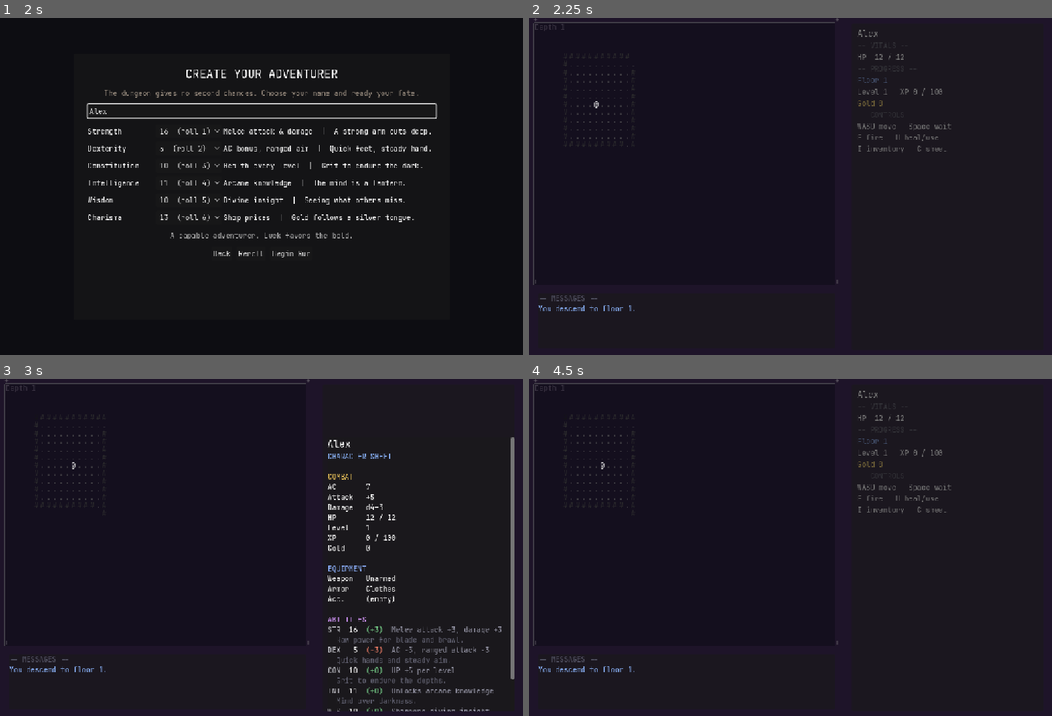
Above: before the commit, frames 1-4 (two rows, left to right).
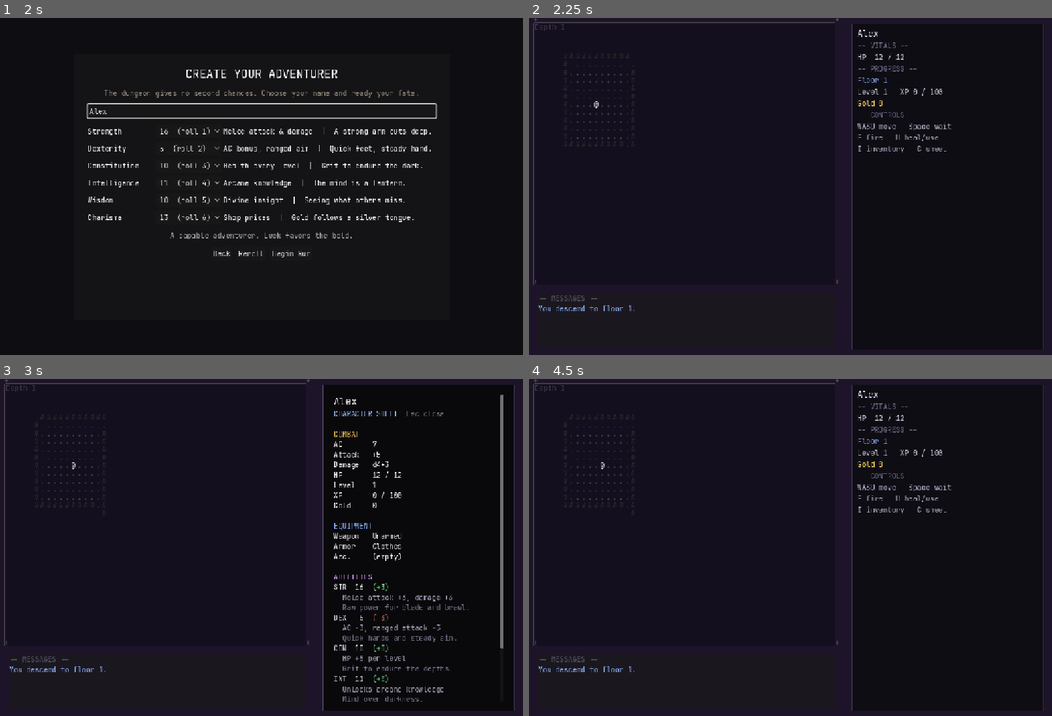
Above: after the commit, the same moments.

Repository: damiankovac0-pixel/DND-Roguelike-Dungeon-Crawler
Game: Godot game, scene res://scenes/main_menu.tscn
The game is run twice, just before and just after one commit, with the same random seed, the same clock (stepped at 60 frames per second) and the same inputs.
Inputs (mouse positions are in pixels of both pictures, inside the frame that each line leads up to):
- Up to frame 1 (2 s): click "Descend into the Dungeon" at 0.5 s; click (261, 112) at 1.27 s; type "Alex" at 1.35 s
- Up to frame 2 (2.25 s): click "Begin Run" at 2 s
- Up to frame 3 (3 s): tap Enter (ui_accept) at 2.75 s; move the mouse to (376, 530) at 2.77 s; hold D (move_right) from 2.78 s (still down); hold C (character_sheet) from 2.78 s (still down); click (376, 530) at 2.92 s
- Up to frame 4 (4.5 s): tap Enter (ui_accept) at 3.02, 3.05, 3.32, 3.5, 4.25 s; release D (move_right) at 3.5 s; release C (character_sheet) at 3.5 s; drag from (685, 564) to (764, 614) at 3.52 s; move the mouse to (842, 473) at 4.27 s; hold D (move_right) from 4.28 s (still down); hold C (character_sheet) from 4.28 s (still down)

Frame 1 is identical in both runs. In frame 2, 0.9% of the frame differs, in the area x 61-99%, y 1-99%; in frame 3, 5.1%; in frame 4, 0.9%.

Commit message:
Polish right sidebar UI

Diff:
--- a/scenes/game.tscn
+++ b/scenes/game.tscn
@@ -11,6 +11,30 @@
 [ext_resource type="Theme" path="res://resources/terminal_theme.tres" id="9"]
 [ext_resource type="Script" path="res://scripts/ui/shop_panel.gd" id="10"]
 
+[sub_resource type="StyleBoxFlat" id="StyleBoxFlat_terminal_panel"]
+bg_color = Color(0.055, 0.05, 0.075, 1)
+border_width_left = 1
+border_width_top = 1
+border_width_right = 1
+border_width_bottom = 1
+border_color = Color(0.22, 0.18, 0.31, 1)
+content_margin_left = 22.0
+content_margin_top = 18.0
+content_margin_right = 22.0
+content_margin_bottom = 18.0
+
+[sub_resource type="StyleBoxFlat" id="StyleBoxFlat_terminal_overlay"]
+bg_color = Color(0.035, 0.035, 0.045, 1)
+border_width_left = 1
+border_width_top = 1
+border_width_right = 1
+border_width_bottom = 1
+border_color = Color(0.28, 0.25, 0.36, 1)
+content_margin_left = 24.0
+content_margin_top = 22.0
+content_margin_right = 24.0
+content_margin_bottom = 22.0
+
 [node name="Game" type="Node2D"]
 script = ExtResource("1")
 
@@ -58,21 +82,23 @@
 layout_mode = 2
 theme_override_font_sizes/font_size = 20
 text = "Hero"
+theme_override_colors/font_color = Color(0.86, 0.84, 0.92, 1)
 
 [node name="SepVitals" type="Label" parent="UI/HUD/Margin/VBox"]
 layout_mode = 2
 theme_override_constants/margin_top = 8
-theme_override_colors/font_color = Color(0.35, 0.35, 0.4, 1)
+theme_override_colors/font_color = Color(0.45, 0.42, 0.55, 1)
 text = "-- VITALS --"
 
 [node name="HpLabel" type="Label" parent="UI/HUD/Margin/VBox"]
 layout_mode = 2
 text = "HP"
+theme_override_colors/font_color = Color(0.78, 0.76, 0.84, 1)
 
 [node name="SepProgress" type="Label" parent="UI/HUD/Margin/VBox"]
 layout_mode = 2
 theme_override_constants/margin_top = 8
-theme_override_colors/font_color = Color(0.35, 0.35, 0.4, 1)
+theme_override_colors/font_color = Color(0.45, 0.42, 0.55, 1)
 text = "-- PROGRESS --"
 
 [node name="FloorLabel" type="Label" parent="UI/HUD/Margin/VBox"]
@@ -83,6 +109,7 @@
 [node name="StatsLabel" type="Label" parent="UI/HUD/Margin/VBox"]
 layout_mode = 2
 text = "Stats"
+theme_override_colors/font_color = Color(0.78, 0.76, 0.84, 1)
 
 [node name="GoldLabel" type="Label" parent="UI/HUD/Margin/VBox"]
 layout_mode = 2
@@ -92,7 +119,7 @@
 [node name="SepControls" type="Label" parent="UI/HUD/Margin/VBox"]
 layout_mode = 2
 theme_override_constants/margin_top = 8
-theme_override_colors/font_color = Color(0.35, 0.35, 0.4, 1)
+theme_override_colors/font_color = Color(0.45, 0.42, 0.55, 1)
 text = "-- CONTROLS --"
 
 [node name="HelpLabel" type="Label" parent="UI/HUD/Margin/VBox"]
@@ -100,8 +127,10 @@
 autowrap_mode = 2
 theme_override_constants/margin_top = 4
 text = "Help"
+theme_override_colors/font_color = Color(0.72, 0.70, 0.80, 1)
 [node name="SidebarPanel" type="PanelContainer" parent="UI"]
 layout_mode = 1
+z_index = -1
 anchors_preset = 12
 anchor_left = 0.6
 anchor_top = 0.0
@@ -113,6 +142,7 @@
 offset_bottom = -12.0
 grow_horizontal = 2
 grow_vertical = 2
+theme_override_styles/panel = SubResource("StyleBoxFlat_terminal_panel")
 [node name="MessageLog" type="PanelContainer" parent="UI"]
 offset_left = 20.0
 offset_top = 620.0
@@ -137,15 +167,16 @@
 anchor_top = 0.0
 anchor_right = 1.0
 anchor_bottom = 1.0
-offset_left = 30.0
-offset_top = 130.0
+offset_left = 20.0
+offset_top = 12.0
 offset_right = -20.0
 offset_bottom = -12.0
 theme = ExtResource("9")
+theme_override_styles/panel = SubResource("StyleBoxFlat_terminal_overlay")
 script = ExtResource("5")
 
 [node name="Output" type="RichTextLabel" parent="UI/InventoryPanel"]
-custom_minimum_size = Vector2(400, 540)
+custom_minimum_size = Vector2(0, 0)
 layout_mode = 2
 bbcode_enabled = true
 fit_content = false
@@ -158,15 +189,16 @@
 anchor_top = 0.0
 anchor_right = 1.0
 anchor_bottom = 1.0
-offset_left = 30.0
-offset_top = 130.0
+offset_left = 20.0
+offset_top = 12.0
 offset_right = -20.0
 offset_bottom = -12.0
 theme = ExtResource("9")
+theme_override_styles/panel = SubResource("StyleBoxFlat_terminal_overlay")
 script = ExtResource("6")
 
 [node name="Output" type="RichTextLabel" parent="UI/CharacterSheet"]
-custom_minimum_size = Vector2(400, 540)
+custom_minimum_size = Vector2(0, 0)
 layout_mode = 2
 bbcode_enabled = true
 scroll_active = true
@@ -186,6 +218,7 @@
 grow_horizontal = 2
 grow_vertical = 2
 theme = ExtResource("9")
+theme_override_styles/panel = SubResource("StyleBoxFlat_terminal_overlay")
 script = ExtResource("10")
 [node name="Margin" type="MarginContainer" parent="UI/ShopPanel"]
 layout_mode = 2
@@ -235,6 +268,7 @@
 offset_right = 580.0
 offset_bottom = 480.0
 theme = ExtResource("9")
+theme_override_styles/panel = SubResource("StyleBoxFlat_terminal_overlay")
 [node name="Margin" type="MarginContainer" parent="UI/ExtractionPanel"]
 layout_mode = 2
 theme_override_constants/margin_left = 32
--- a/scripts/ui/character_sheet.gd
+++ b/scripts/ui/character_sheet.gd
@@ -35,7 +35,7 @@
 
 	var lines: Array[String] = [
 		"[font_size=22][color=#f2f2f2]%s[/color][/font_size]" % player.display_name,
-		"[color=#8db7ff]CHARACTER SHEET[/color]",
+		"[color=#9bbcff]CHARACTER SHEET[/color]  [color=#7d788f]Esc close[/color]",
 		"",
 		"[color=#f1c75b]COMBAT[/color]",
 		"AC       %d" % stats.get_armor_class(),
@@ -70,12 +70,12 @@
 	for ability: Dictionary in ability_data:
 		var mod_str: String = "%+d" % ability["modifier"]
 		var mod_color: String = "#7bd88f" if ability["modifier"] >= 0 else "#f07d67"
-		var line: String = (
-			"[color=#c8c8d0]%s[/color]  %2d  [color=%s](%s)[/color]  [color=#9999aa]%s[/color]"
-			% [ability["name"], ability["value"], mod_color, mod_str, ability["effects"]]
+		lines.append(
+			"[color=#d8d6e0]%s[/color]  %2d  [color=%s](%s)[/color]"
+			% [ability["name"], ability["value"], mod_color, mod_str]
 		)
-		lines.append(line)
-		lines.append("  [color=#666677]%s[/color]" % ability["flavor"])
+		lines.append("  [color=#aaa6b8]%s[/color]" % ability["effects"])
+		lines.append("  [color=#7d788f]%s[/color]" % ability["flavor"])
 	return lines
 
 
--- a/scripts/ui/inventory_panel.gd
+++ b/scripts/ui/inventory_panel.gd
@@ -33,8 +33,8 @@
 		_selected_index = clampi(_selected_index, 0, inventory.items.size() - 1)
 
 	var lines: Array[String] = [
-		"[font_size=22][color=#8fb3ff]INVENTORY[/color][/font_size]",
-		"[color=#555566]Up/Down select   Enter equip/unequip   H use selected[/color]",
+		"[font_size=22][color=#9bbcff]INVENTORY[/color][/font_size]",
+		"[color=#8a86a0]Up/Down select   Enter equip/unequip   H use selected   Esc close[/color]",
 		"",
 	]
 	for index: int in range(inventory.items.size()):
@@ -45,9 +45,10 @@
 		)
 		lines.append("%s %s%s" % [marker, _colored_item_name(item), equipped_tag])
 	if inventory.items.is_empty():
-		lines.append("  [color=#555566]Empty[/color]")
+		lines.append("[color=#c8c4d8]Your pack is empty.[/color]")
+		lines.append("[color=#7d788f]Find potions, scrolls, weapons, and armor in the dungeon.[/color]")
 	lines.append("")
-	lines.append("[color=#555566]──────────────────────────────────[/color]")
+	lines.append("[color=#3f3a4c]──────────────────────────────────[/color]")
 	lines.append_array(_get_selected_item_details())
 	output.text = "\n".join(lines)
 
@@ -91,7 +92,7 @@
 # === Private Methods ===
 func _get_selected_item_details() -> Array[String]:
 	if _player == null or _player.inventory_component.items.is_empty():
-		return ["Press H with a potion selected, or F with a ranged weapon equipped."]
+		return ["[color=#8a86a0]Loot appears here after you pick it up. Potions use H; ranged weapons use F.[/color]"]
 
 	var inventory: Node = _player.inventory_component
 	var stats: Node = _player.stats_component
Not shown, changed: export_presets.cfg
Not shown: 1 places in scenes/game.tscn that only renumber resources
